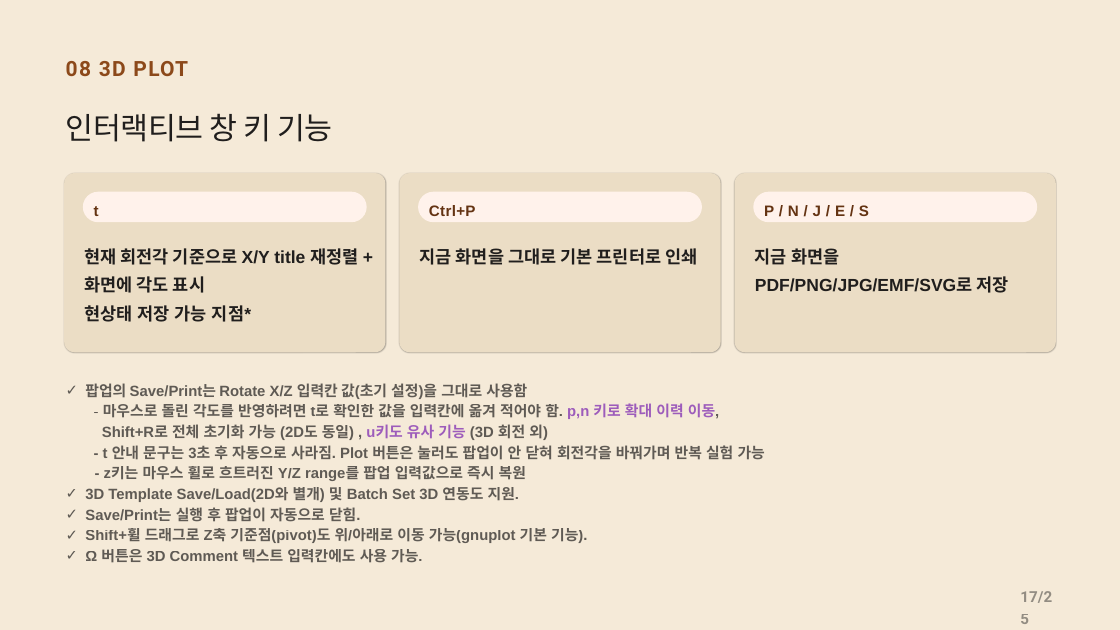
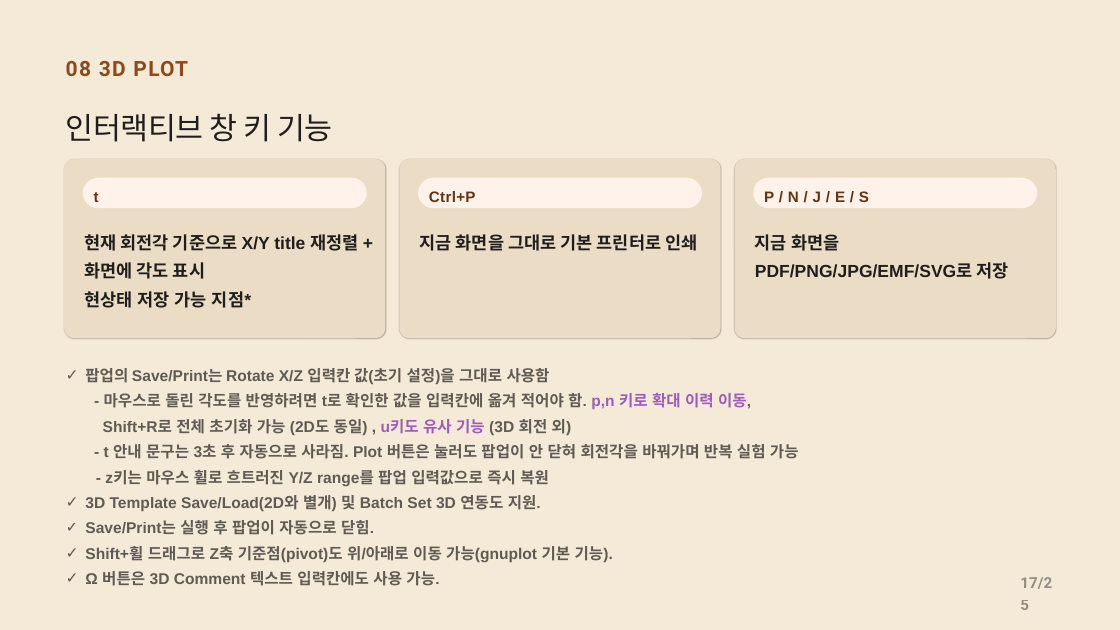
Before and after one commit to CWKIM113/CathPlot_Pub, a slide deck: slide 17 of CathPlot_발표.pptx. Drawn at 1120x630 pixels with LibreOffice and Linux fonts; fonts in the diff are those of the drawing. Boxes give left, top, right and bottom in pixels: in the first picture for what was removed or moved away, otherwise in the second. Text is boxed around its words. In the diff, an @@ line names an element or a change of style, - is before the commit and + after.

```diff
--- a/CathPlot_발표.pptx
+++ b/CathPlot_발표.pptx
@@ 7 texts, 6 rounded rectangles: place and size @@
-7 texts, 6 rounded rectangles at <box>64,173,1056,603</box>
+7 texts, 6 rounded rectangles at <box>64,159,1056,589</box>
@@ line spacing 1.3 to 1.2 in 3 elements at <box>94,192,99,202</box>, <box>429,191,476,202</box>, <box>764,191,869,202</box> @@
@@ text "팝업의 Save/Print는 Rotate X/Z 입력칸 ...": place and size @@
-text "팝업의 Save/Print는 Rotate X/Z 입력칸 ..." at <box>85,383,765,563</box>
+text "팝업의 Save/Print는 Rotate X/Z 입력칸 ..." at <box>85,368,799,563</box>
@@ text "팝업의 Save/Print는 Rotate X/Z 입력칸 ..." at <box>85,368,799,563</box>: size 19.1 to 20 pt; line spacing 1.17 to 1.37 @@
```
Also in this commit, not shown: 7 other slides changed, 2 other files.
